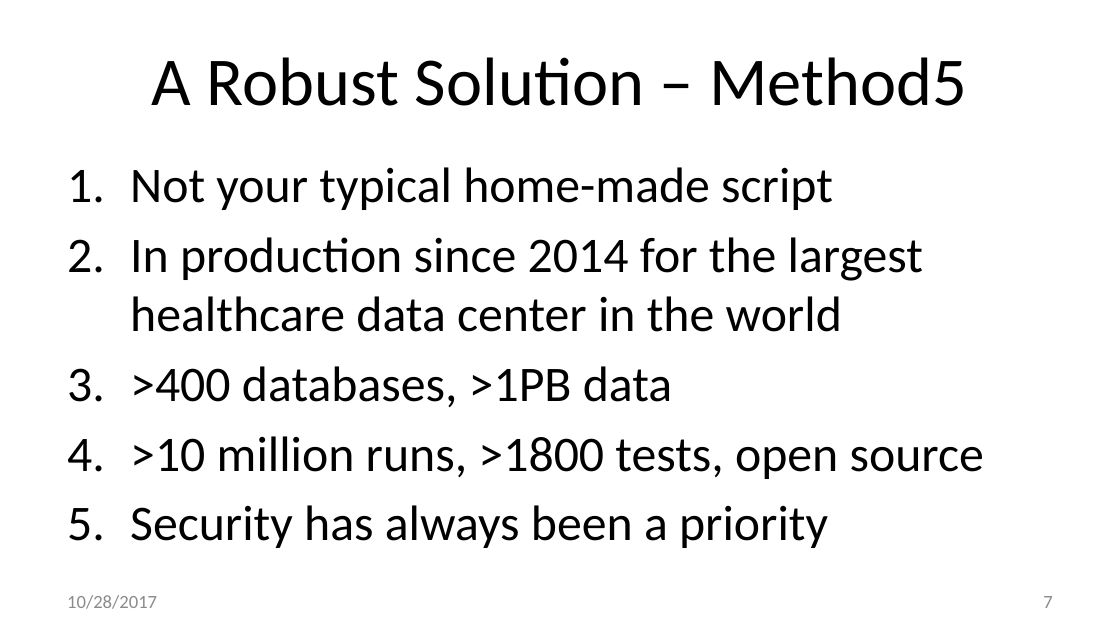
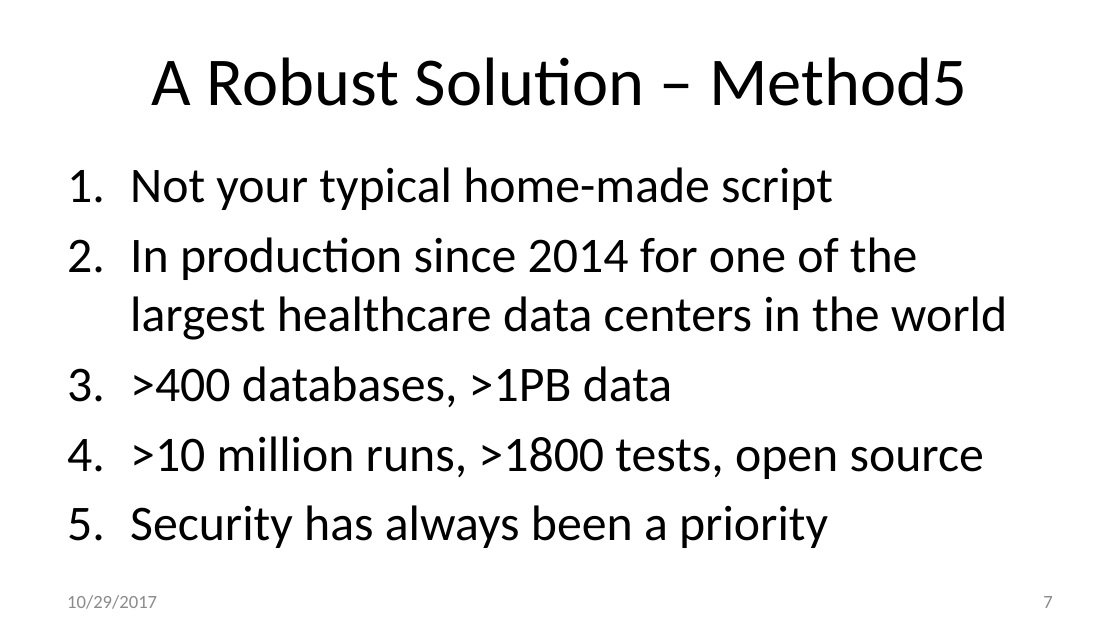
Before and after one commit to method5/method5.github.io, a slide deck: slide 7 of presentations/Method5.pptx. Drawn at 1120x630 pixels with LibreOffice and Linux fonts; fonts in the diff are those of the drawing; background and template pictures are left out. Boxes give left, top, right and bottom in pixels: in the first picture for what was removed or moved away, otherwise in the second. Text is boxed around its words. In the diff, an @@ line names an element or a change of style, - is before the commit and + after.

Commit message:
Minor typos and grammar fixes.

```diff
--- a/presentations/Method5.pptx
+++ b/presentations/Method5.pptx
@@ text at (x1=130, y1=237, x2=1007, y2=340): text changed @@
-2. In production since 2014 for the largest healthcare data center in the world
+2. In production since 2014 for one of the largest healthcare data centers in the world
@@ text at (x1=67, y1=595, x2=157, y2=609): text changed @@
-10/28/2017
+10/29/2017
```
Also in this commit, not shown: 19 other slides changed.
